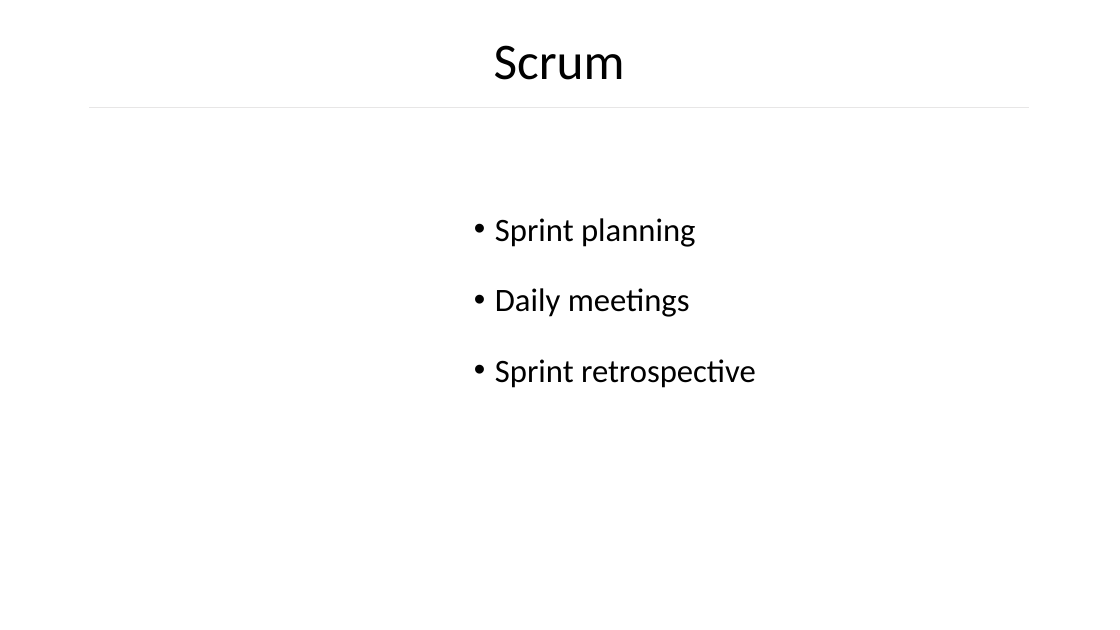
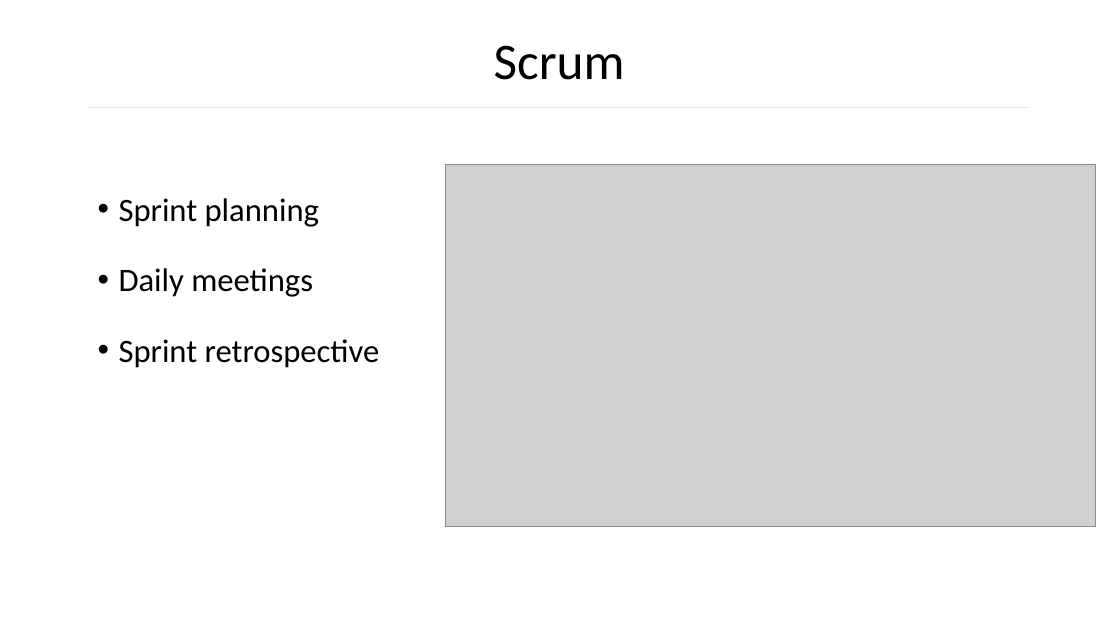
Before and after one commit to andreasski/IT1901, a slide deck: slide 4 of Documentation/Presentation.pptx. Drawn at 1120x630 pixels with LibreOffice and Linux fonts; fonts in the diff are those of the drawing; grey boxes stand for pictures. Boxes give left, top, right and bottom in pixels: in the first picture for what was removed or moved away, otherwise in the second. Text is boxed around its words. In the diff, an @@ line names an element or a change of style, - is before the commit and + after.

```diff
--- a/Documentation/Presentation.pptx
+++ b/Documentation/Presentation.pptx
@@ text "Sprint planning": place and size @@
-text "Sprint planning" at (495, 218, 756, 388)
+text "Sprint planning" at (119, 198, 380, 368)
@@ picture added at (446, 165, 1096, 527) @@
```
Also in this commit, not shown: 1 other slide changed.
